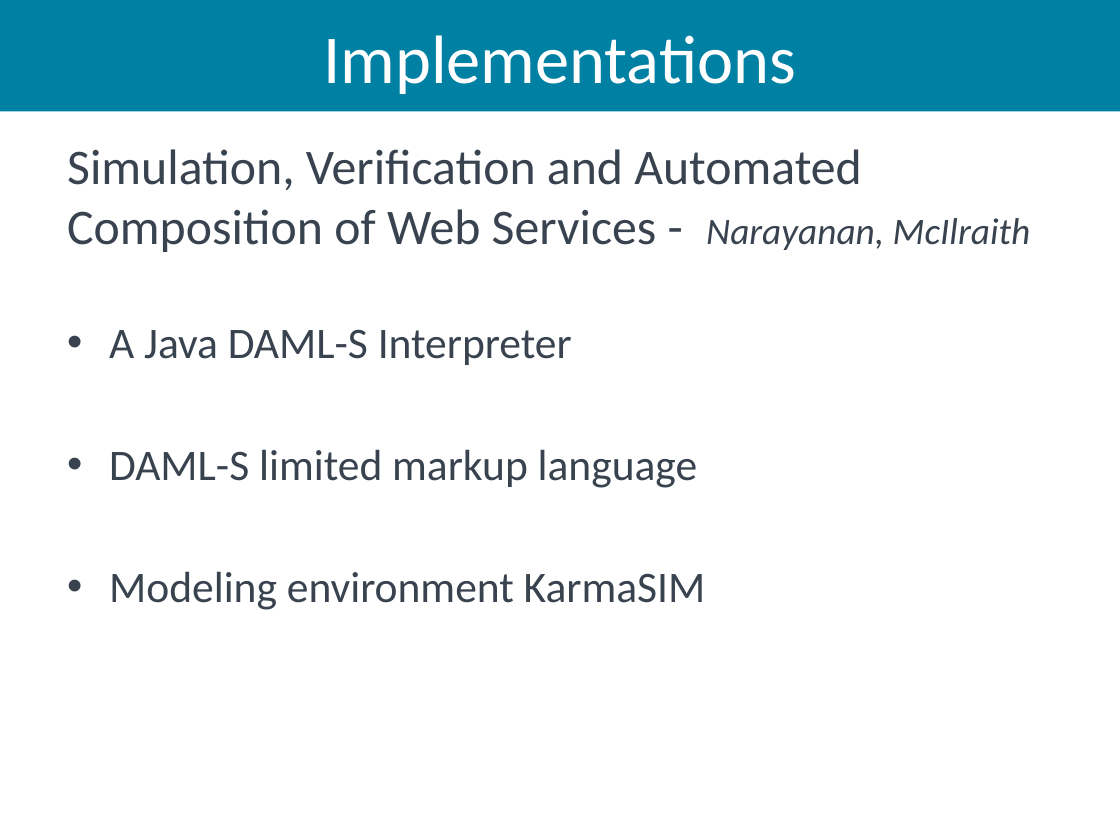
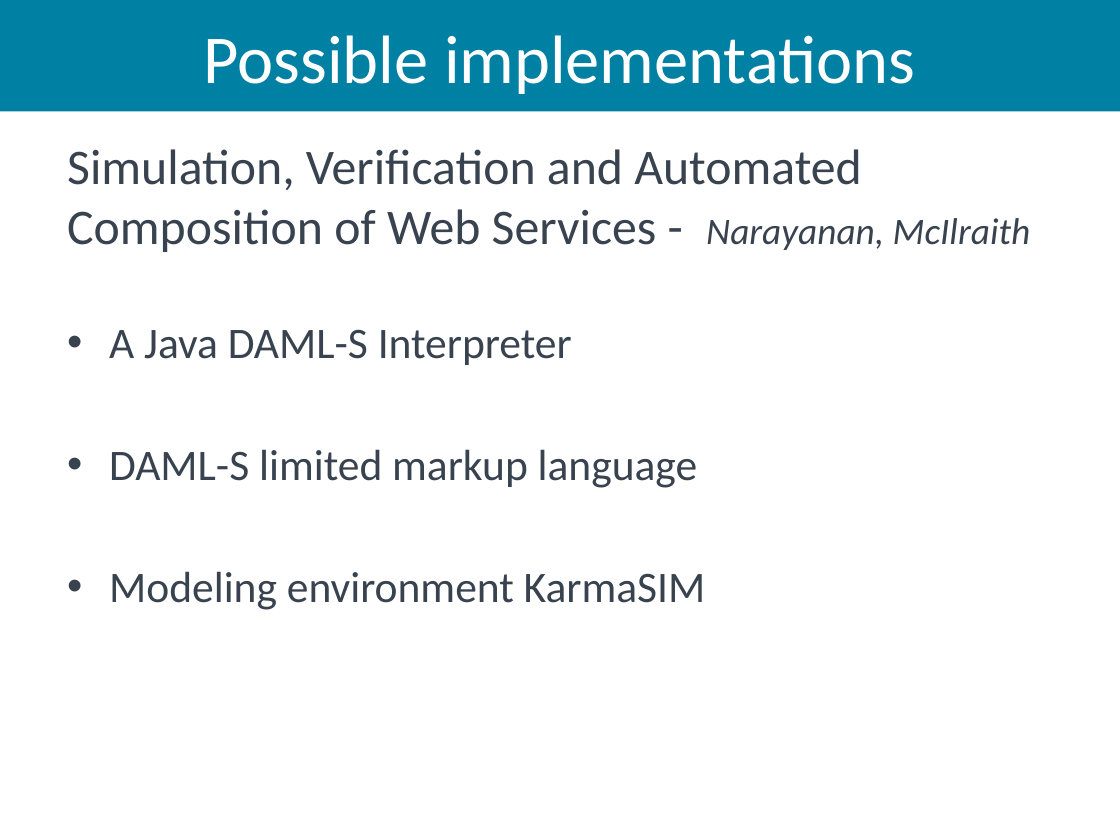
Before and after one commit to aiked/cs565, a slide deck: slide 19 of presentation/michath_slides.pptx (slide 15 before the commit). Drawn at 1120x840 pixels with LibreOffice and Linux fonts; fonts in the diff are those of the drawing. Boxes give left, top, right and bottom in pixels: in the first picture for what was removed or moved away, otherwise in the second. Text is boxed around its words. In the diff, an @@ line names an element or a change of style, - is before the commit and + after.

```diff
--- a/presentation/michath_slides.pptx
+++ b/presentation/michath_slides.pptx
@@ title at (204,35,915,94): text changed @@
-Implementations
+Possible implementations
```
Also in this commit, not shown: 4 other slides changed, 32 slides added.
